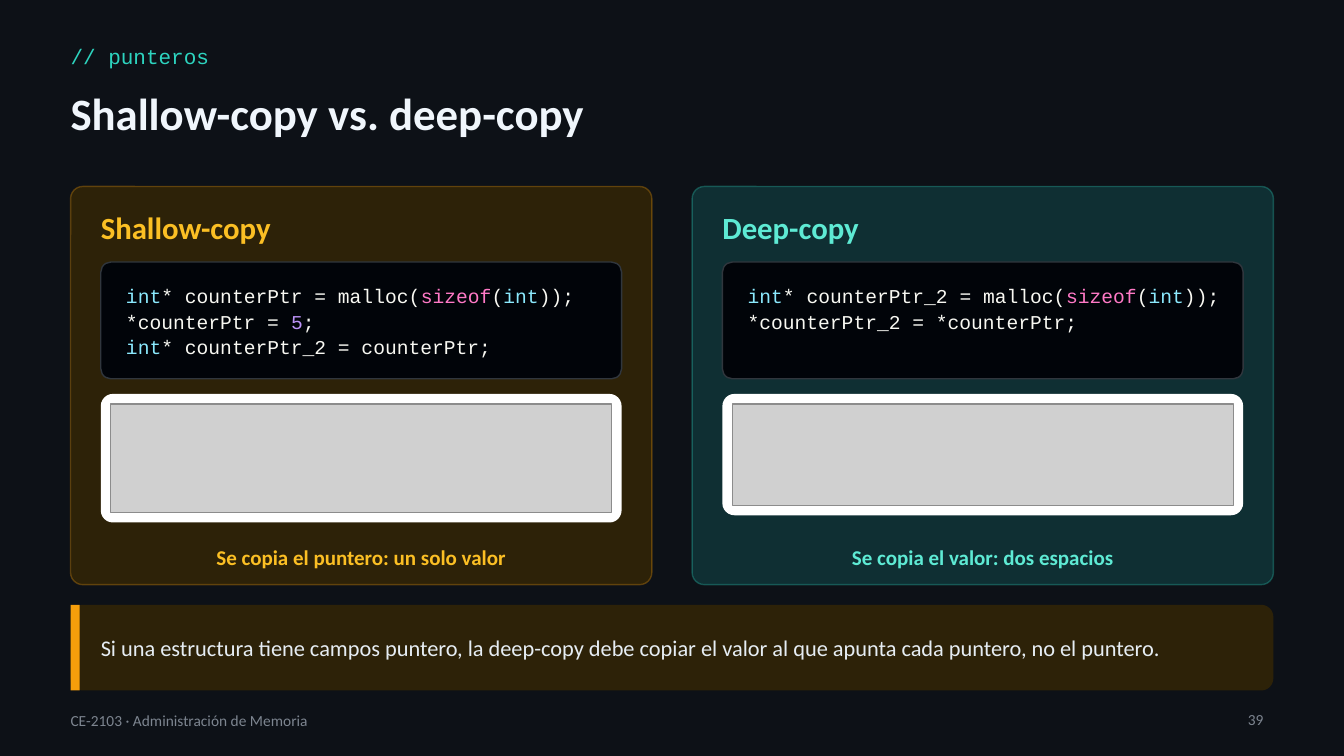
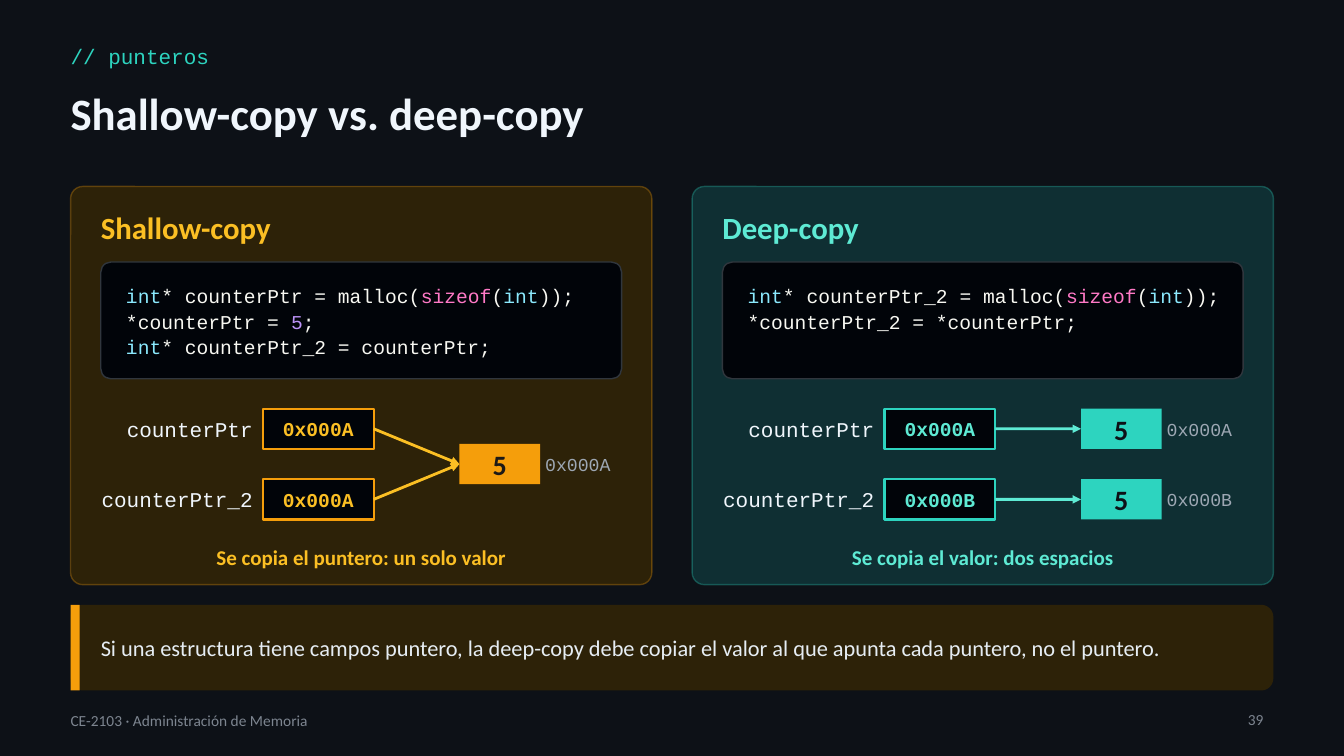
Before and after one commit to itcr-computer-engineering/data-structures-and-algorithms, a slide deck: slide 39 of presentaciones/ce-2103/Lección 01 - Administración de Memoria.pptx. Drawn at 1344x756 pixels with LibreOffice and Linux fonts; fonts in the diff are those of the drawing; grey boxes stand for pictures. Boxes give left, top, right and bottom in pixels: in the first picture for what was removed or moved away, otherwise in the second. Text is boxed around its words. In the diff, an @@ line names an element or a change of style, - is before the commit and + after.

```diff
--- a/presentaciones/ce-2103/Lección 01 - Administración de Memoria.pptx
+++ b/presentaciones/ce-2103/Lección 01 - Administración de Memoria.pptx
@@ rounded rectangle removed at [101,394,622,523] @@
@@ picture removed at [111,404,612,513] @@
@@ rectangle added at [263,408,374,449], fill #010409, outline #F59E0B 1.5 pt, 14 pt, text #FBBF24, bold @@
+0x000A
@@ rounded rectangle removed at [723,394,1244,515] @@
@@ picture removed at [733,404,1234,505] @@
@@ rectangle added at [884,408,995,449], fill #010409, outline #2DD4BF 1.5 pt, 14 pt, text #5EEAD4, bold @@
+0x000A
@@ rectangle added at [1081,408,1162,449], fill #2DD4BF, 20 pt, text #0D1117, bold @@
+5
@@ text added at [127,423,253,438], 15 pt, text #F0F6FC @@
+counterPtr
@@ arrow added from (374, 429) to (460, 464), #FBBF24 2 pt @@
@@ rectangle added at [460,444,540,484], fill #F59E0B, 20 pt, text #1C1917, bold @@
+5
@@ text added at [748,423,874,437], 15 pt, text #F0F6FC @@
+counterPtr
@@ arrow added from (995, 429) to (1081, 429), #5EEAD4 2 pt @@
@@ text added at [1167,424,1232,436], 13 pt, text #9DA7B3 @@
+0x000A
@@ rectangle added at [263,479,374,519], fill #010409, outline #F59E0B 1.5 pt, 14 pt, text #FBBF24, bold @@
+0x000A
@@ arrow added from (374, 499) to (460, 464), #FBBF24 2 pt @@
@@ text added at [545,459,610,471], 13 pt, text #9DA7B3 @@
+0x000A
@@ rectangle added at [884,479,995,519], fill #010409, outline #2DD4BF 1.5 pt, 14 pt, text #5EEAD4, bold @@
+0x000B
@@ rectangle added at [1081,479,1162,519], fill #2DD4BF, 20 pt, text #0D1117, bold @@
+5
@@ text added at [102,493,253,510], 15 pt, text #F0F6FC @@
+counterPtr_2
@@ text added at [723,493,874,510], 15 pt, text #F0F6FC @@
+counterPtr_2
@@ arrow added from (995, 499) to (1081, 499), #5EEAD4 2 pt @@
@@ text added at [1167,494,1232,506], 13 pt, text #9DA7B3 @@
+0x000B
```
Also in this commit, not shown: 3 other files.
